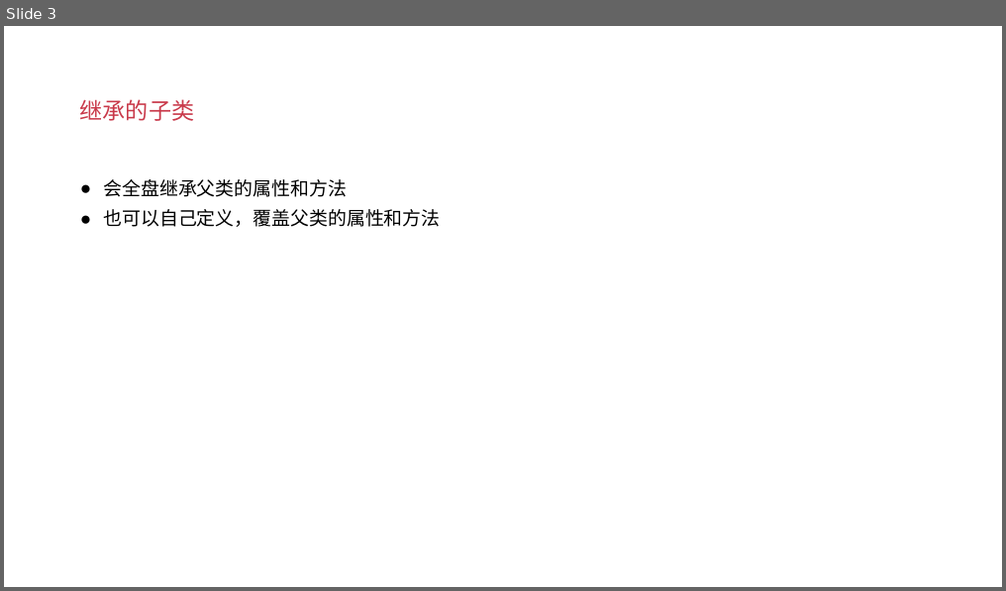
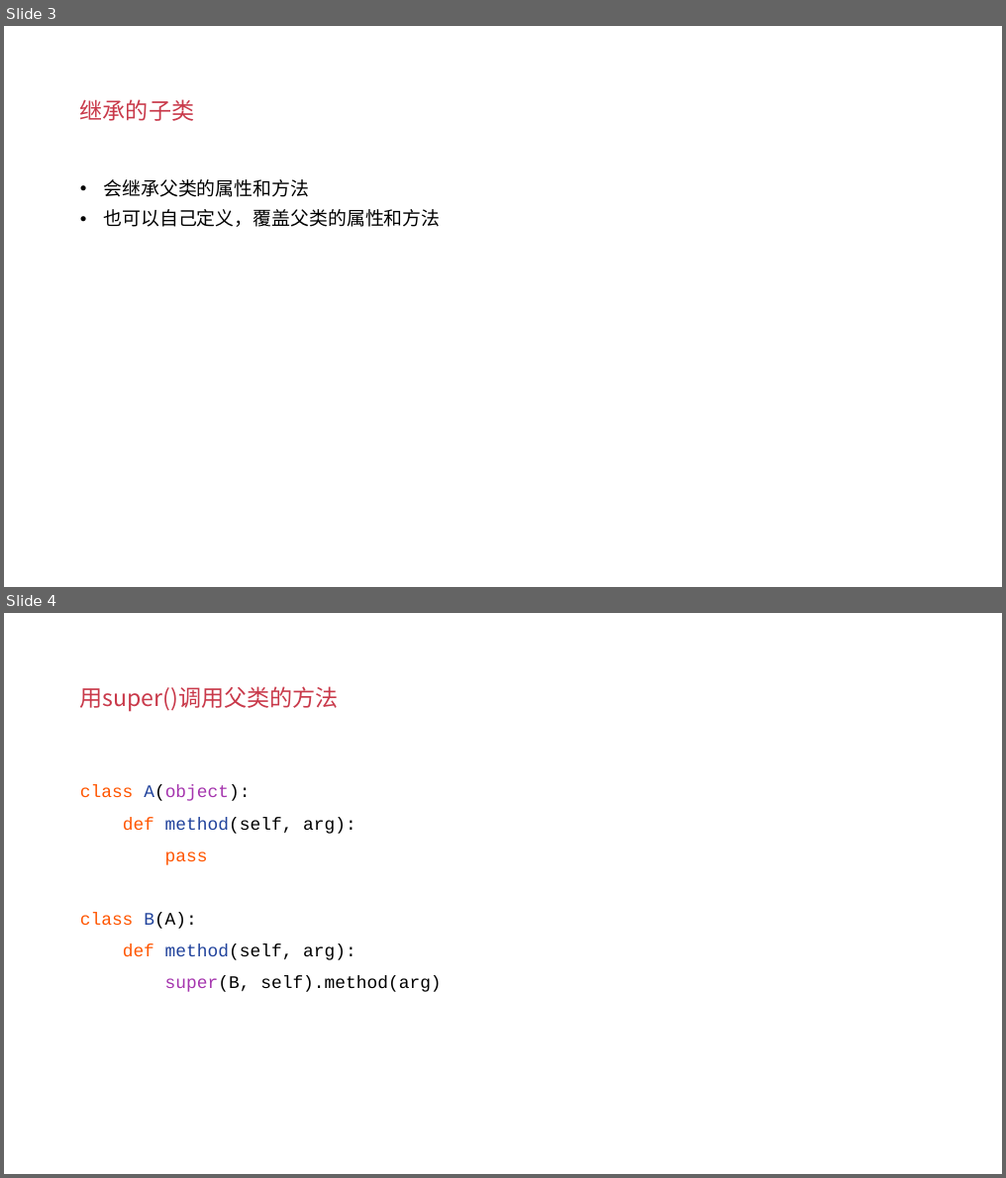
Before and after one commit to albert-feng/Python_OOP, a slide deck: ppt/3.4-类的继承.pptx. Shown one above the other, each under a label of ours: slide 3 before the commit, slides 3 and 4 after it. The pictures are 1006x591 and 1006x1178 pixels, drawn with LibreOffice and Linux fonts; fonts in the diff are those of the drawing. Boxes give left, top, right and bottom in pixels: in the first picture for what was removed or moved away, otherwise in the second. Text is boxed around its words. In the diff, an @@ line names an element or a change of style, - is before the commit and + after.

```diff
--- a/ppt/3.4-类的继承.pptx
+++ b/ppt/3.4-类的继承.pptx
@@ slide 4 added at (4, 613, 1002, 1174), background #FFFFFF @@
@@ title added at (80, 686, 339, 711), 22 pt, text #C9394A @@
+用super()调用父类的方法
@@ text added at (80, 785, 441, 992), 17 pt, text #000000 @@
+class A(object):
+def method(self, arg):
+pass
+class B(A):
+def method(self, arg):
+super(B, self).method(arg)
@@ slide 3 changed as well @@
@@ text at (103, 179, 309, 197): text changed @@
-● 会全盘继承父类的属性和方法
+• 会继承父类的属性和方法
```
Also in this commit, not shown: 3 other slides changed, 1 other slide added, 1 slide removed, 6 other files.
